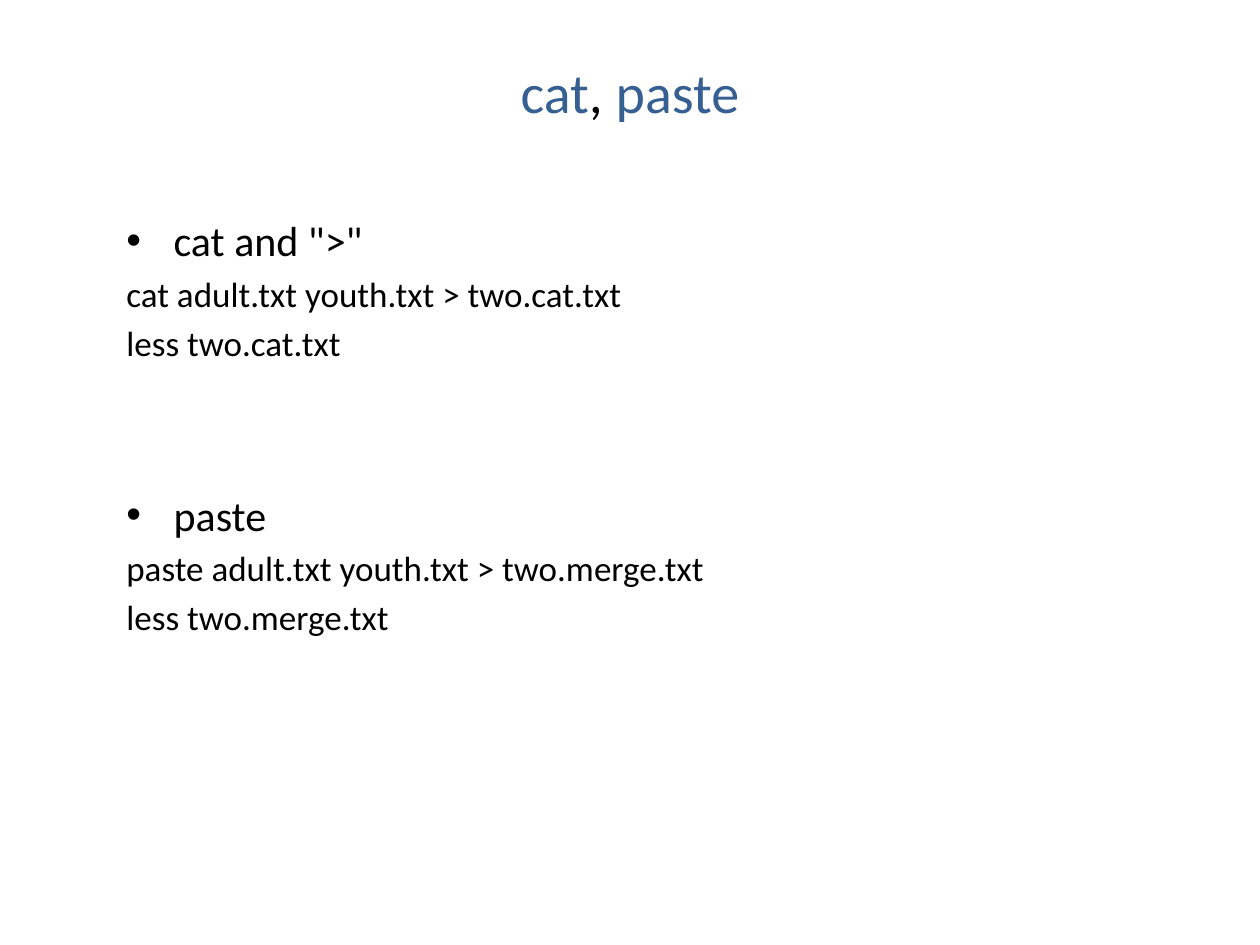
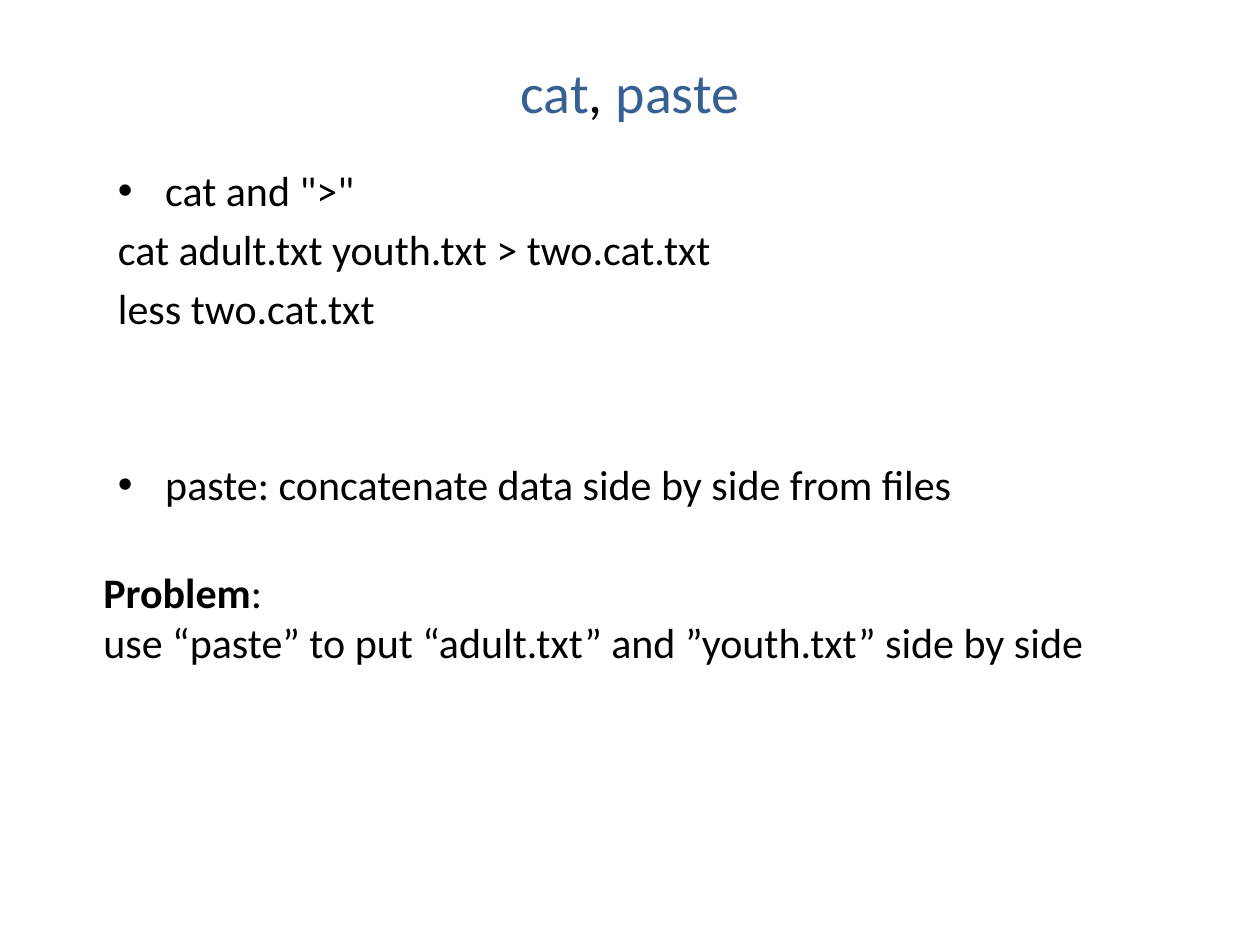
Before and after one commit to liu3zhenlab/teaching, a slide deck: slide 8 of PLPTH813Bioinformatis/2021/labs/lab02_unix.pptx. Drawn at 1260x945 pixels with LibreOffice and Linux fonts; fonts in the diff are those of the drawing. Boxes give left, top, right and bottom in pixels: in the first picture for what was removed or moved away, otherwise in the second. Text is boxed around its words. In the diff, an @@ line names an element or a change of style, - is before the commit and + after.

```diff
--- a/PLPTH813Bioinformatis/2021/labs/lab02_unix.pptx
+++ b/PLPTH813Bioinformatis/2021/labs/lab02_unix.pptx
@@ text "cat and ">"": place and size @@
-text "cat and ">"" at (126,226,703,636)
+text "cat and ">"" at (118,176,951,507)
@@ text at (118,235,711,325): size 20 to 24 pt in "cat adult.txt youth.txt > two.cat.txt", "less two.cat.txt" @@
@@ text at (165,470,951,507): text changed; size 20 to 24 pt @@
-• paste
-paste adult.txt youth.txt > two.merge.txt
-less two.merge.txt
+• paste: concatenate data side by side from files
@@ text added at (103,578,1083,665), 24 pt, text #000000 @@
+Problem:
+use “paste” to put “adult.txt” and ”youth.txt” side by side
```
Also in this commit, not shown: 2 other slides changed, 2 other files.
